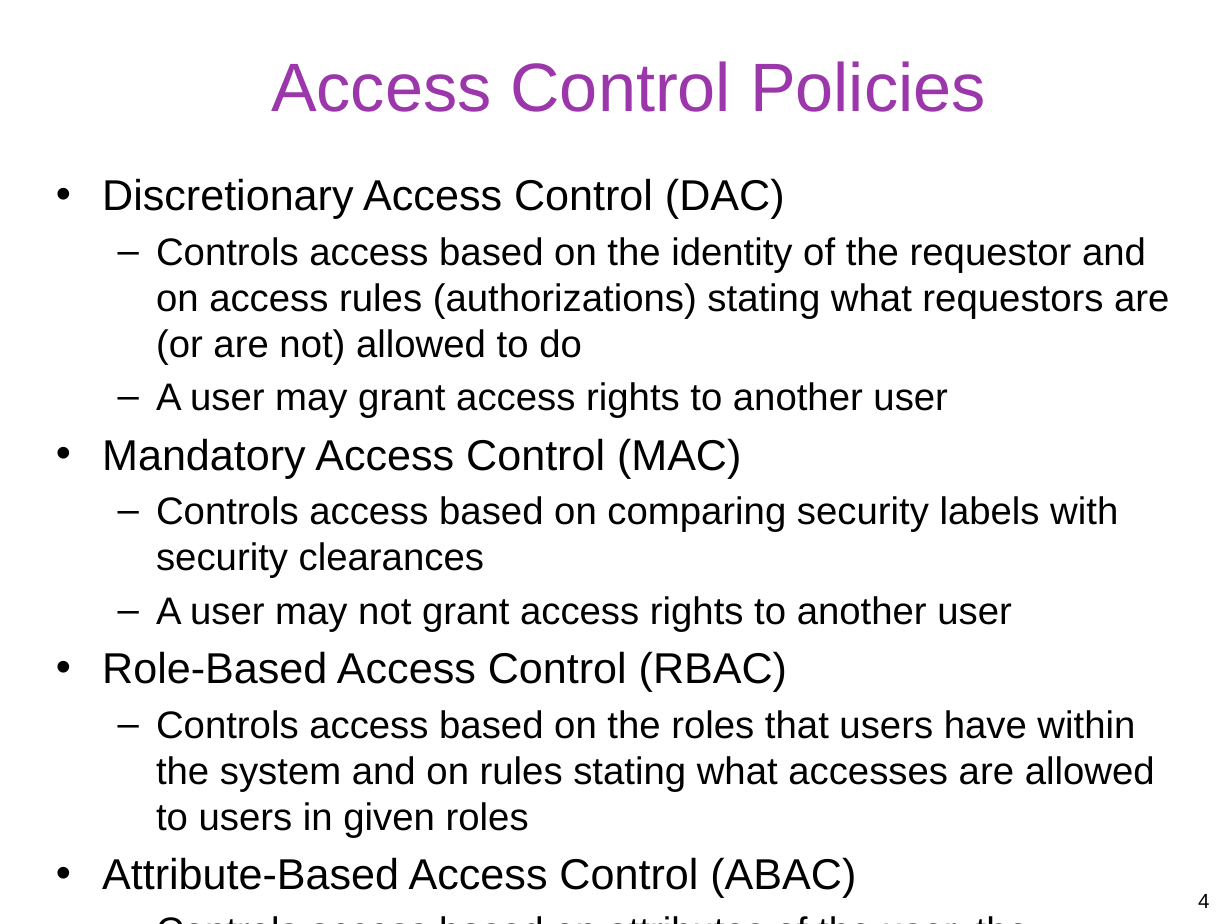
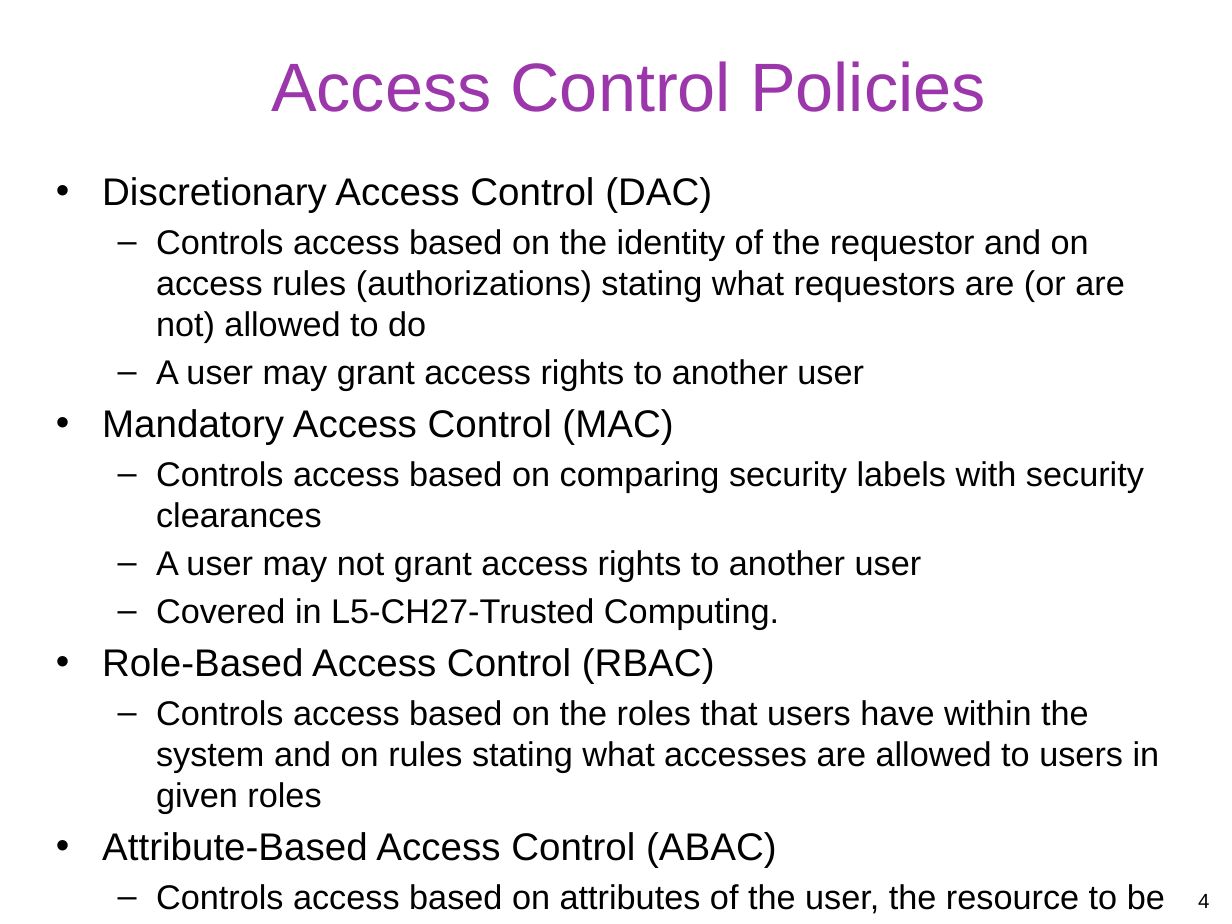
Before and after one commit to gulaoshi/gu.github.io, a slide deck: slide 4 of InfoSec/PPTs/L4-CH04-Access Control.pptx. Drawn at 1232x924 pixels with LibreOffice and Linux fonts; fonts in the diff are those of the drawing. Boxes give left, top, right and bottom in pixels: in the first picture for what was removed or moved away, otherwise in the second. Text is boxed around its words. In the diff, an @@ line names an element or a change of style, - is before the commit and + after.

```diff
--- a/InfoSec/PPTs/L4-CH04-Access Control.pptx
+++ b/InfoSec/PPTs/L4-CH04-Access Control.pptx
@@ text at (x1=102, y1=177, x2=1165, y2=914): size 25.2 to 22.5 pt in "Discretionary Access Control (DAC)", "Mandatory Access Control (MAC)", "Role-Based Access Control (RBAC)", "Attribute-Based Access Control (ABAC)"; size 22.4 to 20 pt in "Controls access based on the identity of ...", "A user may grant access rights to ...", "Controls access based on comparing security labels ...", "A user may not grant access rights ..." and 2 more places @@
@@ text at (x1=156, y1=598, x2=779, y2=630): paragraph added @@
+  – Covered in L5-CH27-Trusted Computing.
```
Also in this commit, not shown: 13 other slides changed, 1 slide removed, 2 other files.
